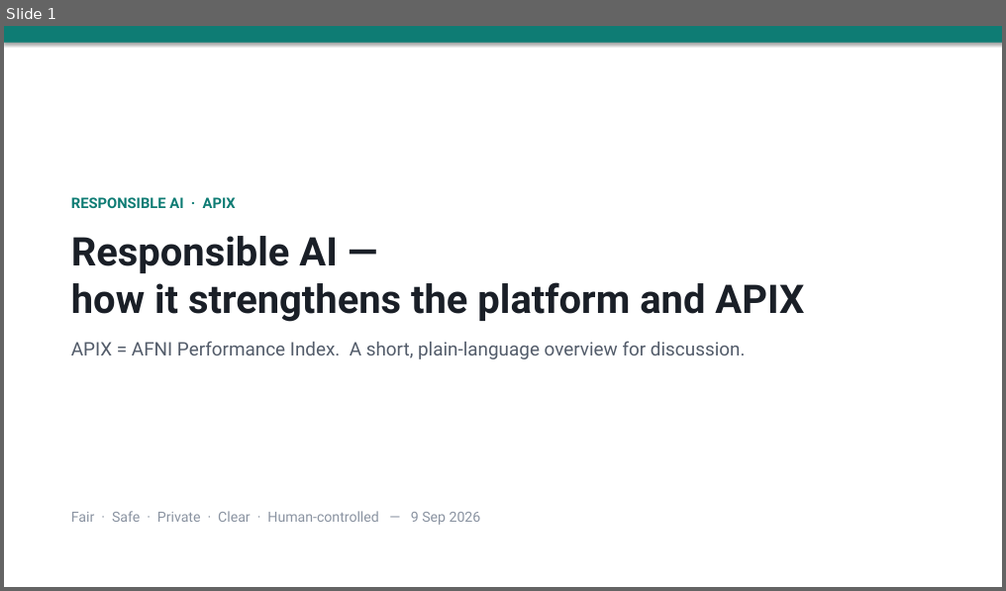
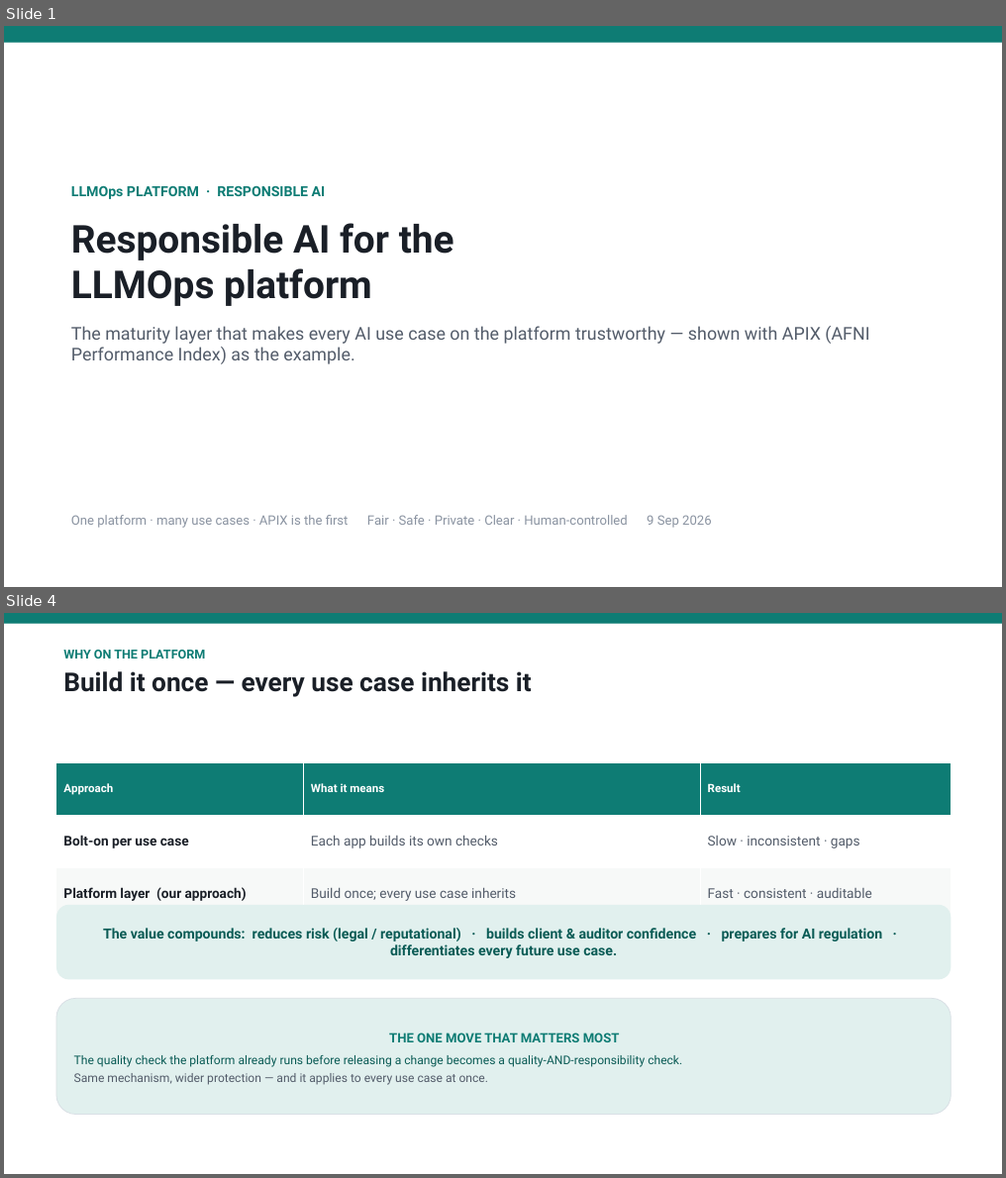
Before and after one commit to shyamanugu/LLMOps, a slide deck: usecases/ai_pipeline 2/docs/Responsible_AI_for_APIX.pptx. Shown one above the other, each under a label of ours: slide 1 before the commit, slides 1 and 4 after it; the slides between them are not shown. The pictures are 1006x591 and 1006x1178 pixels, drawn with LibreOffice and Linux fonts; fonts in the diff are those of the drawing. Boxes give left, top, right and bottom in pixels: in the first picture for what was removed or moved away, otherwise in the second. Text is boxed around its words. In the diff, an @@ line names an element or a change of style, - is before the commit and + after.

```diff
--- a/usecases/ai_pipeline 2/docs/Responsible_AI_for_APIX.pptx
+++ b/usecases/ai_pipeline 2/docs/Responsible_AI_for_APIX.pptx
@@ slide 4 added at bbox=[4, 613, 1002, 1174], background #FFFFFF @@
@@ rectangle added at bbox=[4, 613, 1002, 624], fill #0E7C74 @@
@@ text added at bbox=[63, 650, 532, 697], 25 pt, text #1A1F27, bold @@
+WHY ON THE PLATFORM
+Build it once — every use case inherits it
@@ table added at bbox=[56, 762, 951, 920], 3 rows, 3 columns @@
+Approach | What it means | Result
+Bolt-on per use case | Each app builds its own checks | Slow · inconsistent · gaps
+Platform layer (our approach) | Build once; every use case inherits | Fast · consistent · auditable
@@ rounded rectangle added at bbox=[56, 905, 951, 980], fill #E1F0EE, 13.5 pt, text #0A5B55, bold @@
+The value compounds: reduces risk (legal / reputational) · builds client & auditor confidence · prepares for AI regulation · differentiates every future use case.
@@ rounded rectangle added at bbox=[56, 998, 951, 1115], fill #E1F0EE, outline #D9DFE5 0.75 pt, 11.5 pt, text #0A5B55 @@
+THE ONE MOVE THAT MATTERS MOST
+The quality check the platform already runs before releasing a change becomes a quality-AND-responsibility check.
+Same mechanism, wider protection — and it applies to every use case at once.
@@ slide 1 changed as well @@
@@ rectangle at bbox=[4, 26, 1002, 43]: shadow off @@
@@ text at bbox=[71, 185, 869, 365]: text changed; size 18 to 17 pt @@
-RESPONSIBLE AI · APIX
-Responsible AI —
-how it strengthens the platform and APIX
-APIX = AFNI Performance Index. A short, plain-language overview for discussion.
+LLMOps PLATFORM · RESPONSIBLE AI
+Responsible AI for the
+LLMOps platform
+The maturity layer that makes every AI use case on the platform trustworthy — shown with APIX (AFNI Performance Index) as the example.
@@ text at bbox=[71, 515, 711, 528]: text changed; size 13.5 to 12.5 pt @@
-Fair · Safe · Private · Clear · Human-controlled — 9 Sep 2026
+One platform · many use cases · APIX is the first Fair · Safe · Private · Clear · Human-controlled 9 Sep 2026
```
Also in this commit, not shown: 3 other slides changed, 3 other slides added, 4 slides removed.
